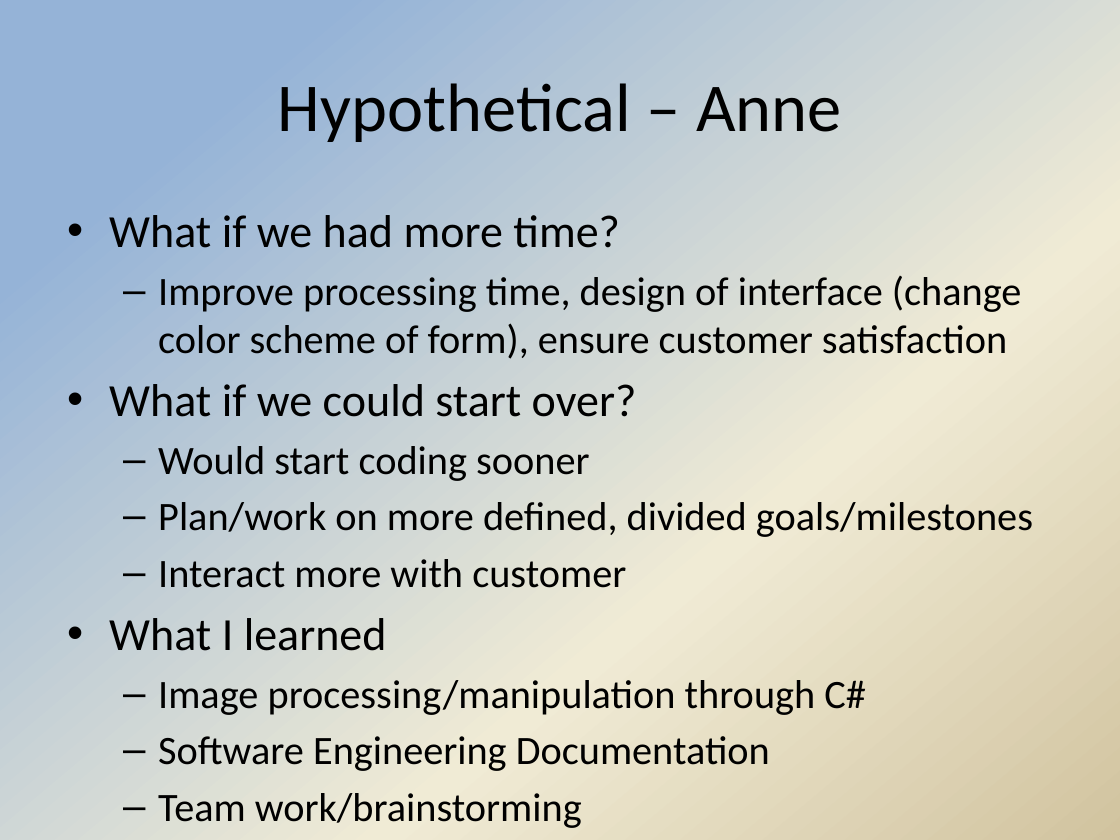
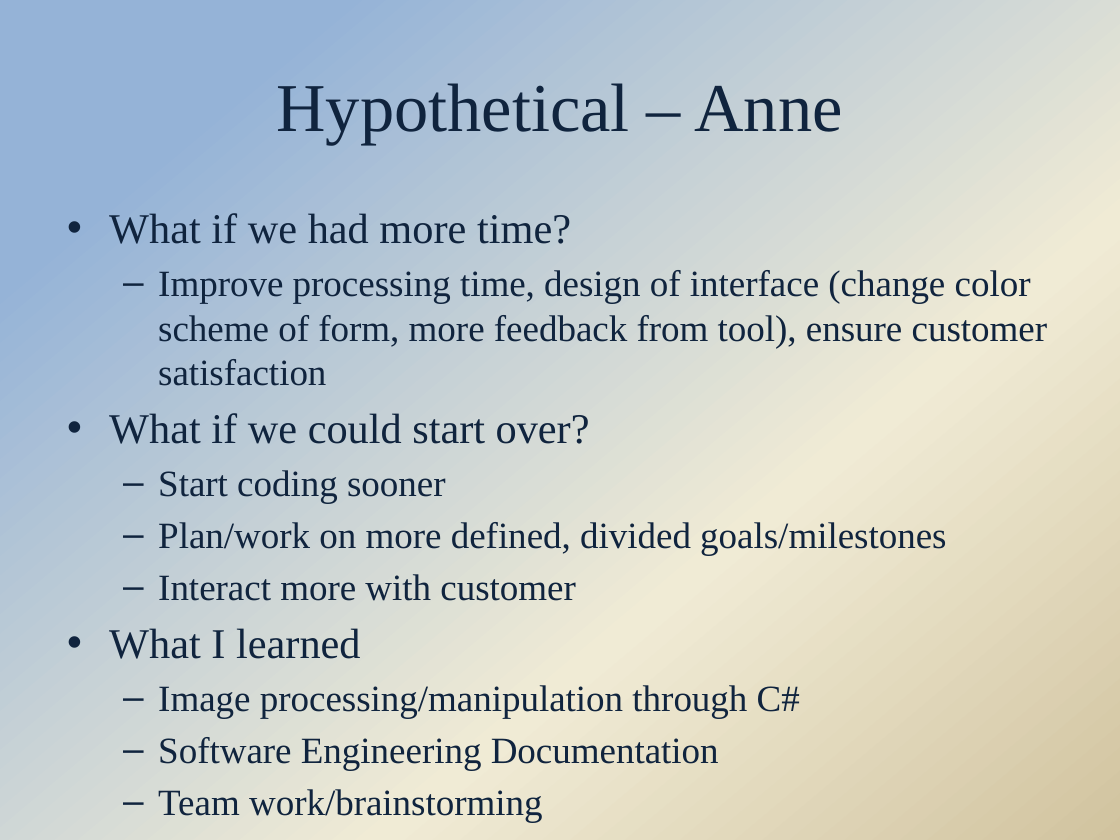
Before and after one commit to Hdtran89/ImageProcessing, a slide deck: slide 18 of A Team Documents/Final presentation.pptx (slide 11 before the commit). Drawn at 1120x840 pixels with LibreOffice and Linux fonts; fonts in the diff are those of the drawing; background and template pictures are left out. Boxes give left, top, right and bottom in pixels: in the first picture for what was removed or moved away, otherwise in the second. Text is boxed around its words. In the diff, an @@ line names an element or a change of style, - is before the commit and + after.

```diff
--- a/A Team Documents/Final presentation.pptx
+++ b/A Team Documents/Final presentation.pptx
@@ title "Hypothetical – Anne" at bbox=[277, 83, 842, 144]: font Calibri to Times New Roman, text colour #000000 to #0F243E @@
@@ text at bbox=[109, 213, 946, 771]: size 29.6 to 27.2 pt in "What if we had more time?", "What if we could start over?", "What I learned"; font Calibri to Times New Roman, text colour #000000 to #0F243E in "What if we had more time?", "What if we could start over?", "Plan/work on more defined, divided goals/milestones", "Interact more with customer" and 4 more places; size 25.9 to 23.8 pt in "Plan/work on more defined, divided goals/milestones", "Interact more with customer", "Image processing/manipulation through C#", "Software Engineering Documentation" and 1 more places @@
@@ text at bbox=[158, 270, 1048, 386]: text changed; size 25.9 to 23.8 pt; font Calibri to Times New Roman; text colour #000000 to #0F243E @@
-  – Improve processing time, design of interface (change color scheme of form), ensure customer satisfaction
+  – Improve processing time, design of interface (change color scheme of form, more feedback from tool), ensure customer satisfaction
@@ text at bbox=[158, 470, 446, 504]: text changed; size 25.9 to 23.8 pt; font Calibri to Times New Roman; text colour #000000 to #0F243E @@
-  – Would start coding sooner
+  – Start coding sooner
```
Also in this commit, not shown: 13 other slides changed, 9 slides added, 1 slide removed.
